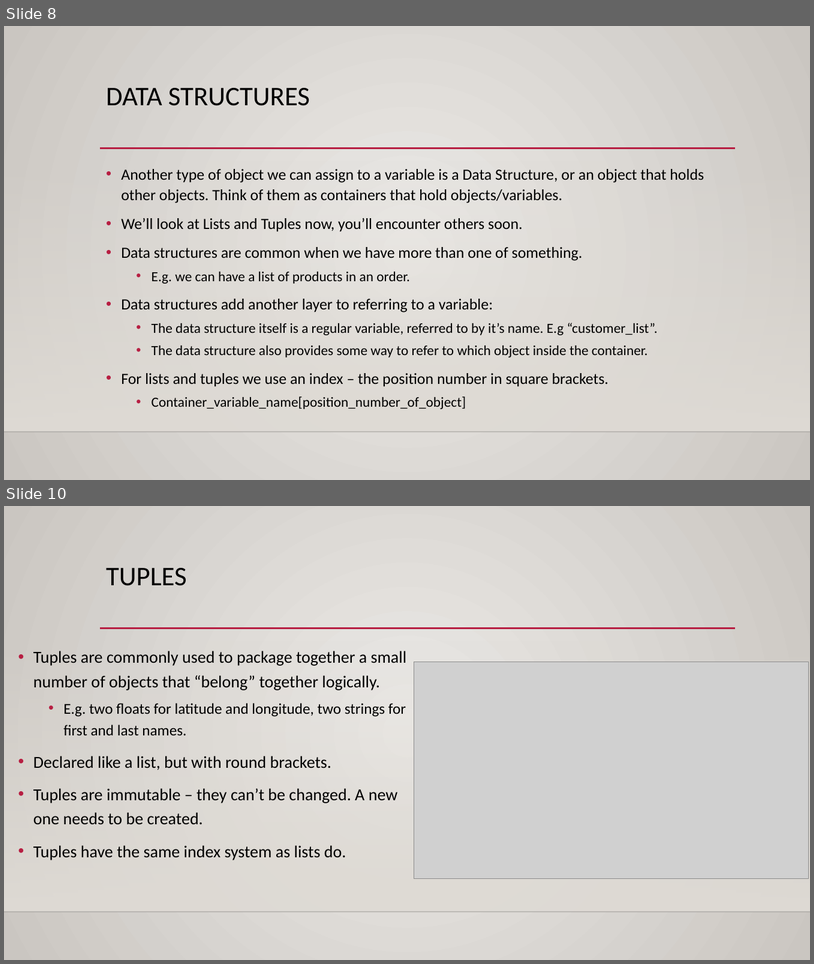
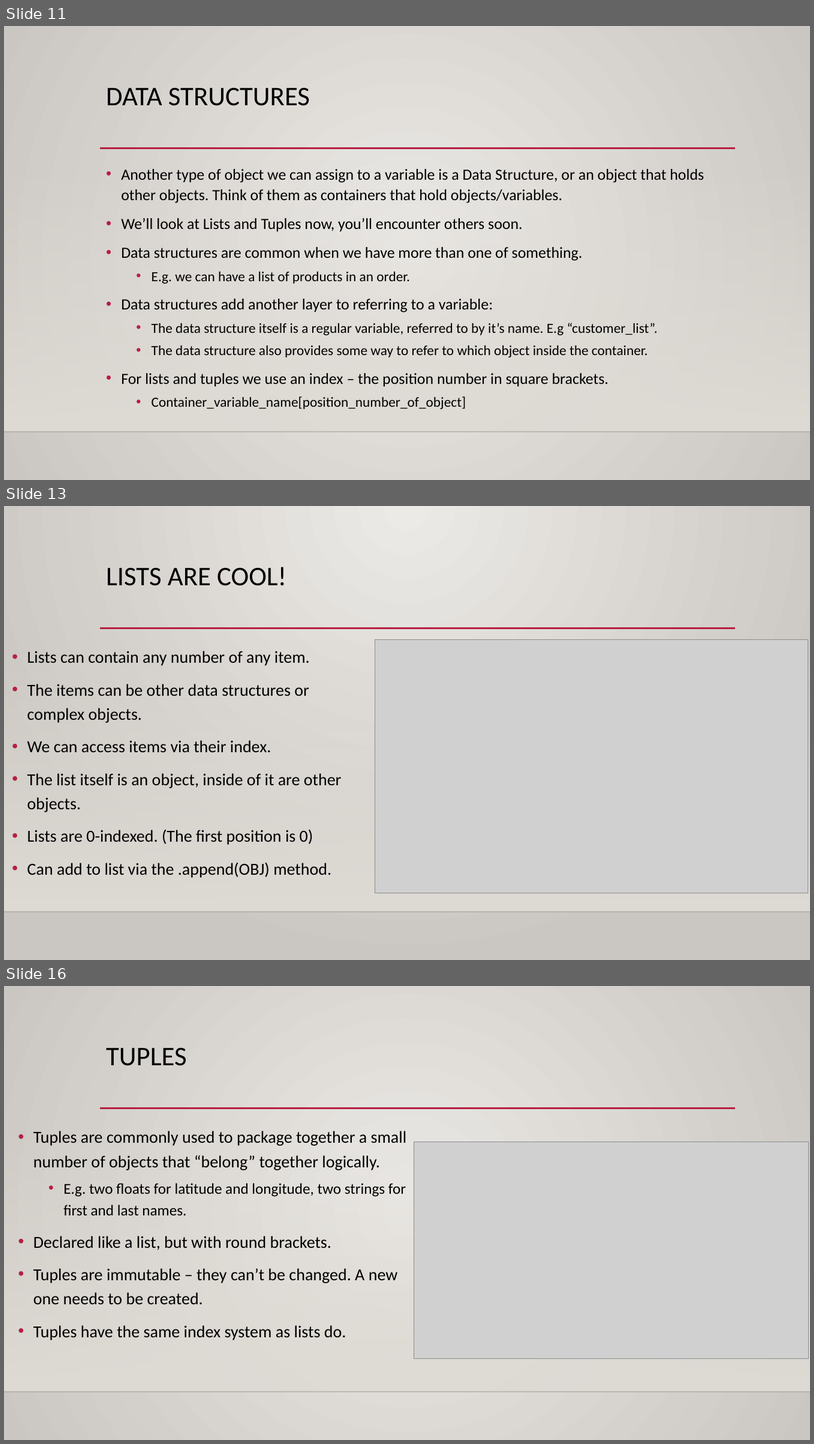
Before and after one commit to AkeemSemperDataScience/Programming_Basics_for_Machine_Learning_Students, a slide deck: reference_material/slides/002_vars_and_control.pptx. Shown one above the other, each under a label of ours: slides 8 and 10 before the commit, slides 11, 13 and 16 after it; the slides between them are not shown. The pictures are 814x964 and 814x1444 pixels, drawn with LibreOffice and Linux fonts; fonts in the diff are those of the drawing; grey boxes stand for pictures; background and template pictures are left out. Boxes give left, top, right and bottom in pixels: in the first picture for what was removed or moved away, otherwise in the second. Text is boxed around its words. In the diff, an @@ line names an element or a change of style, - is before the commit and + after.

```diff
--- a/reference_material/slides/002_vars_and_control.pptx
+++ b/reference_material/slides/002_vars_and_control.pptx
@@ slide 13 added at [4, 506, 810, 960], background gradient #ECEAE7 to #CAC7C1; not listed: 3 template elements that a slide beside it also shows @@
@@ title added at [106, 567, 287, 586], 32 pt, text #000000 @@
+LISTS ARE COOL!
@@ picture added at [375, 639, 809, 892] @@
@@ text added at [27, 651, 342, 877], 20 pt, text #000000 @@
+• Lists can contain any number of any item.
+• The items can be other data structures or complex objects.
+• We can access items via their index.
+• The list itself is an object, inside of it are other objects.
+• Lists are 0-indexed. (The first position is 0)
+• Can add to list via the .append(OBJ) method.
@@ what was slide 8 is now slide 11 @@
@@ what was slide 10 is now slide 16 @@
```
Also in this commit, not shown: 5 slides changed, 10 other slides added, 1 slide removed, 1 other file.
